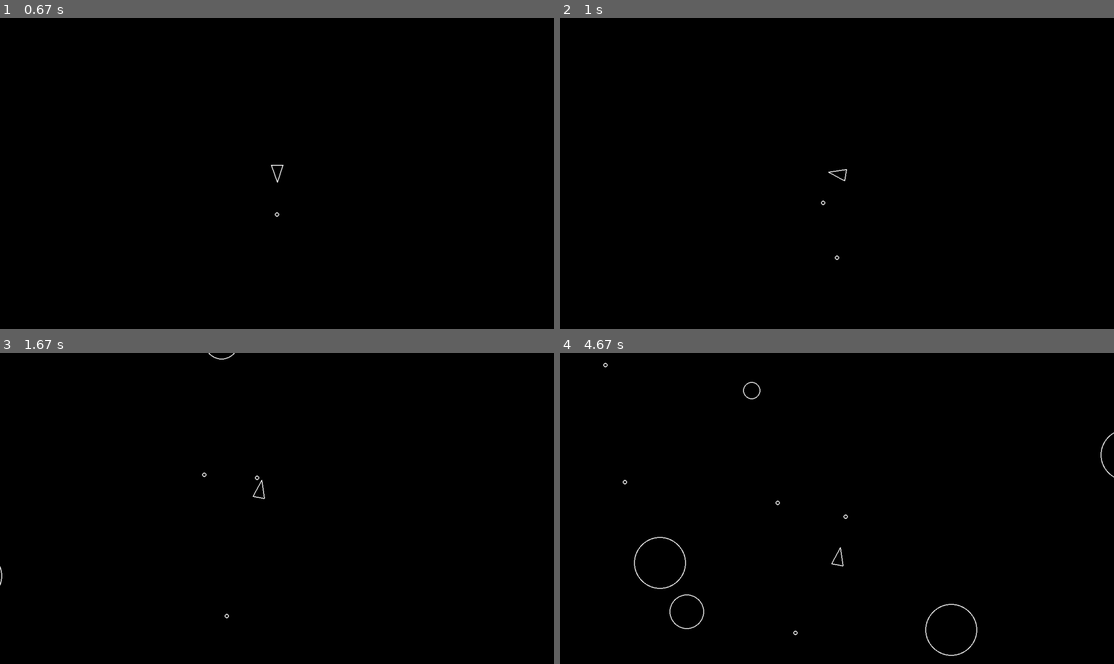
Above: before the commit, frames 1-4 (two rows, left to right).
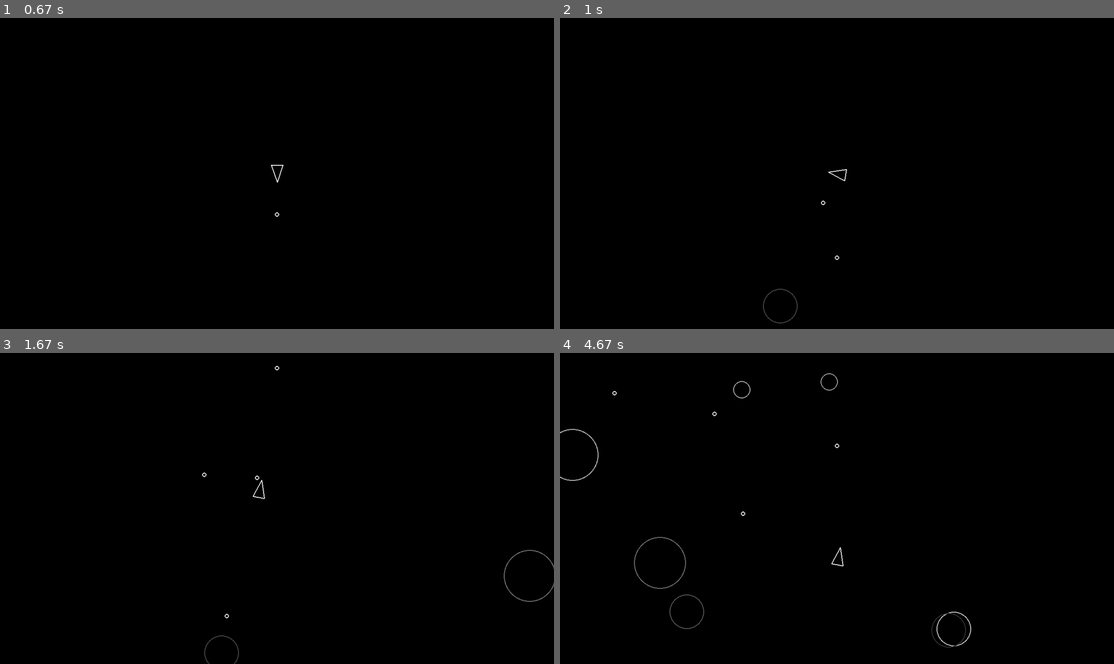
Above: after the commit, the same moments.

Repository: Kinhoshi/python-asteroids
Game: pygame game, started from main.py
Same seed, same stepped clock (60 frames per second), same inputs: the game is played once before the commit and once after it.
Inputs:
- Up to frame 1 (0.67 s): tap Space at 0.33 s
- Up to frame 2 (1 s): hold Right from 0.67 s (still down); tap Space at 0.73 s
- Up to frame 3 (1.67 s): tap Space at 1.03, 1.23, 1.57 s; release Right at 1.13 s; hold Up 1.17-1.47 s; hold Right from 1.5 s (still down)
- Up to frame 4 (4.67 s): tap Space at 1.87, 2.07, 2.37, 2.63, 2.97, 3.27, 3.4, 3.8, 4.1, 4.47 s; release Right at 1.97 s; hold Left 2-2.53 s; hold Down 2.57-2.87 s; hold Left 2.9-3.3 s; hold Up 3.33-3.7 s; hold Right 3.73-4.37 s; hold Down from 4.4 s (still down)

Frame 1 is identical in both runs. In frame 2, less than 0.1% of the frame differs, in the area x 36-43%, y 86-99%; in frame 3, 0.2%; in frame 4, 0.8%, in the area x 0-100%, y 3-98%.

Commit message:
added screen wrapping and random colors for asteroids

Diff:
--- a/asteroid.py
+++ b/asteroid.py
@@ -7,14 +7,20 @@
 class Asteroid(CircleShape):
     def __init__(self, x, y, radius):
         super().__init__(x, y, radius)
+        self.color = None
+        value = random.randint(0, 10)
+        if value == 10:
+            self.color == "gold4"
+        self.color = "gray" + f"{random.randint(20, 100)}"
 
     def draw(self, screen):
         width = LINE_WIDTH
         center = self.position
         radius = self.radius
-        pygame.draw.circle(screen, "white", center, radius, width)
+        pygame.draw.circle(screen, self.color, center, radius, width)
 
     def update(self, dt):
+        super().update(dt)
         self.position += (self.velocity * dt)
 
     def split(self):
--- a/asteroidfield.py
+++ b/asteroidfield.py
@@ -33,6 +33,10 @@
         self.spawn_timer = 0.0
 
     def spawn(self, radius, position, velocity):
+        existing_asteroid = pygame.sprite.Group()
+        for asteroid in existing_asteroid:
+            if asteroid.position.distance_to(position) <= asteroid.radius + radius:
+                pass
         asteroid = Asteroid(position.x, position.y, radius)
         asteroid.velocity = velocity
 
--- a/circleshape.py
+++ b/circleshape.py
@@ -1,4 +1,5 @@
 import pygame
+from constants import *
 
 # Base class for game objects
 class CircleShape(pygame.sprite.Sprite):
@@ -18,8 +19,14 @@
         pass
 
     def update(self, dt):
-        # must override
-        pass
+        if self.position.x > SCREEN_WIDTH:
+            self.position.x -= SCREEN_WIDTH
+        if self.position.x < 0:
+            self.position.x += SCREEN_WIDTH
+        if self.position.y > SCREEN_HEIGHT:
+            self.position.y -= SCREEN_HEIGHT
+        if self.position.y < 0:
+            self.position.y += SCREEN_HEIGHT
 
     def collides_with(self, other):
         if self.position.distance_to(other.position) <= self.radius + other.radius:
--- a/constants.py
+++ b/constants.py
@@ -9,6 +9,7 @@
 PLAYER_SPEED = 200
 PLAYER_SHOOT_SPEED = 300
 PLAYER_SHOOT_COOLDOWN_SECONDS = 0.3
+PLAYER_MAX_BULLETS_ON_SCREEN = 5
 SHOT_RADIUS = 5
 
 # Asteroid Constants
--- a/main.py
+++ b/main.py
@@ -37,6 +37,7 @@
                 print("Game over!")
                 sys.exit()
             for bullet in shots:
+                ship.bullet_count = len(shots)
                 if current_asteroid.collides_with(bullet):
                     log_event("asteroid_shot")
                     current_asteroid.split()
--- a/player.py
+++ b/player.py
@@ -8,6 +8,7 @@
         super().__init__(x, y, PLAYER_RADIUS)
         self.rotation = 0
         self.cooldown_timer = 0
+        self.bullet_count = 0
 
 
     def triangle(self):
@@ -33,6 +34,7 @@
         self.rotation += (PLAYER_TURN_SPEED * dt)
 
     def update(self, dt):
+        super().update(dt)
         self.cooldown_timer -= dt
         keys = pygame.key.get_pressed()
 
@@ -48,14 +50,13 @@
         if keys[pygame.K_s] or keys[pygame.K_DOWN]:
             self.move(-dt)
 
-        if self.cooldown_timer > 0:
+        if self.cooldown_timer > 0 or self.bullet_count == PLAYER_MAX_BULLETS_ON_SCREEN:
             pass
         else:
             if pygame.KEYDOWN and keys[pygame.K_SPACE]:
                 self.shoot()
                 self.cooldown_timer = PLAYER_SHOOT_COOLDOWN_SECONDS
-        if keys[pygame.K_ESCAPE]:
-            sys.exit()
+                self.bullet_count += 1
 
     def shoot(self):
         bullet = Shot(self.position.x, self.position.y, SHOT_RADIUS)
--- a/shot.py
+++ b/shot.py
@@ -12,4 +12,5 @@
         pygame.draw.circle(screen, "white", center, radius, width)
 
     def update(self, dt):
+        super().update(dt)
         self.position += (self.velocity * dt)
